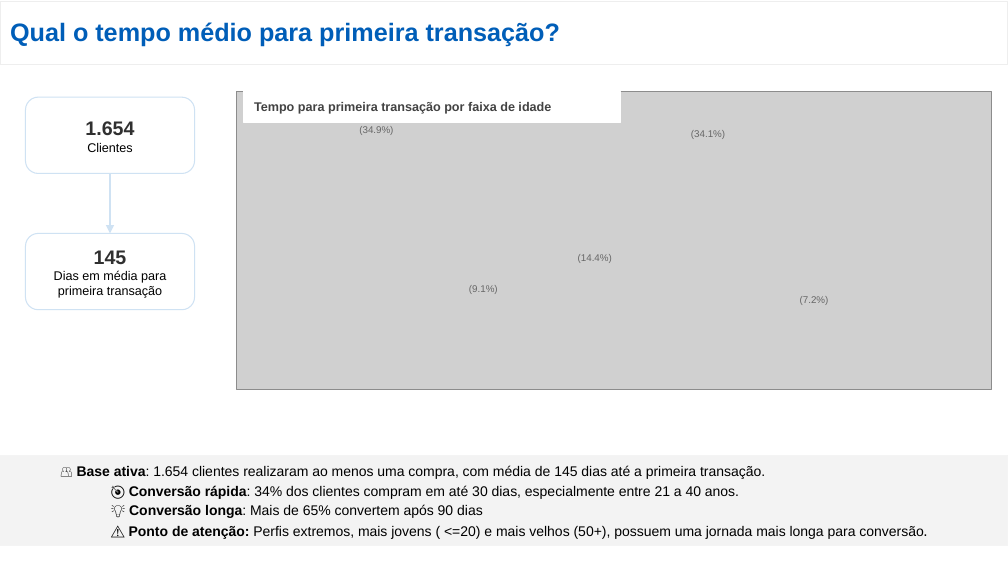
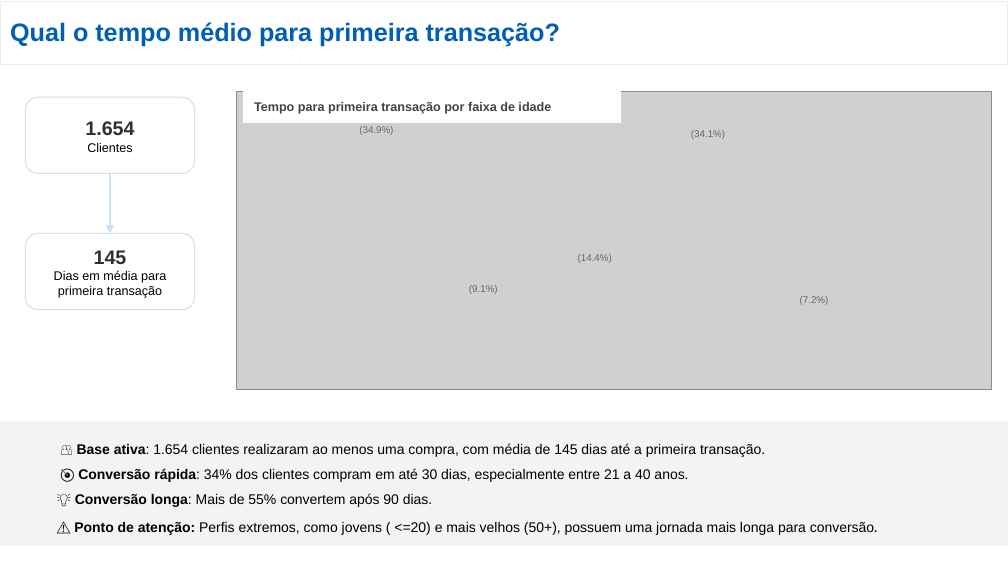
Before and after one commit to siads/projeto_git, a slide deck: slide 4 of Untitled presentation.pptx. Drawn at 1008x567 pixels with LibreOffice and Linux fonts; fonts in the diff are those of the drawing; grey boxes stand for pictures. Boxes give left, top, right and bottom in pixels: in the first picture for what was removed or moved away, otherwise in the second. Text is boxed around its words. In the diff, an @@ line names an element or a change of style, - is before the commit and + after.

```diff
--- a/Untitled presentation.pptx
+++ b/Untitled presentation.pptx
@@ rectangle "👥 Base ativa: 1.654 clientes ..." resized from (x1=0, y1=455, x2=1008, y2=544) to (x1=0, y1=422, x2=1008, y2=545) @@
@@ text in rectangle at (x1=77, y1=443, x2=765, y2=482): line spacing 1.15 to 1.5 @@
@@ text in rectangle at (x1=57, y1=493, x2=874, y2=535): text changed @@
-💡 Conversão longa: Mais de 65% convertem após 90 dias
-⚠️ Ponto de atenção: Perfis extremos, mais jovens ( <=20) e mais velhos (50+), possuem uma jornada mais longa para conversão.
+💡 Conversão longa: Mais de 55% convertem após 90 dias.
+⚠️ Ponto de atenção: Perfis extremos, como jovens ( <=20) e mais velhos (50+), possuem uma jornada mais longa para conversão.
```
Also in this commit, not shown: 5 other slides changed, 1 slide added, 3 slides removed, 1 other file.
